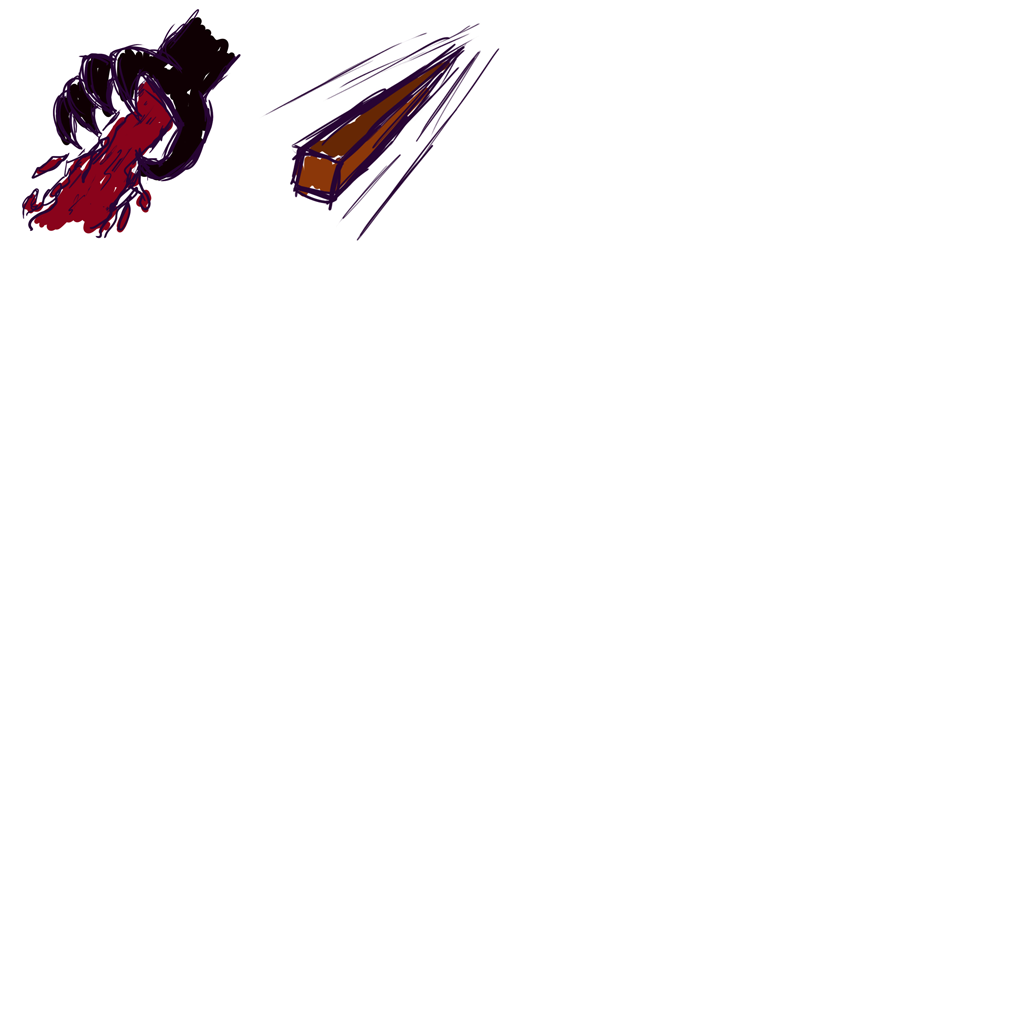
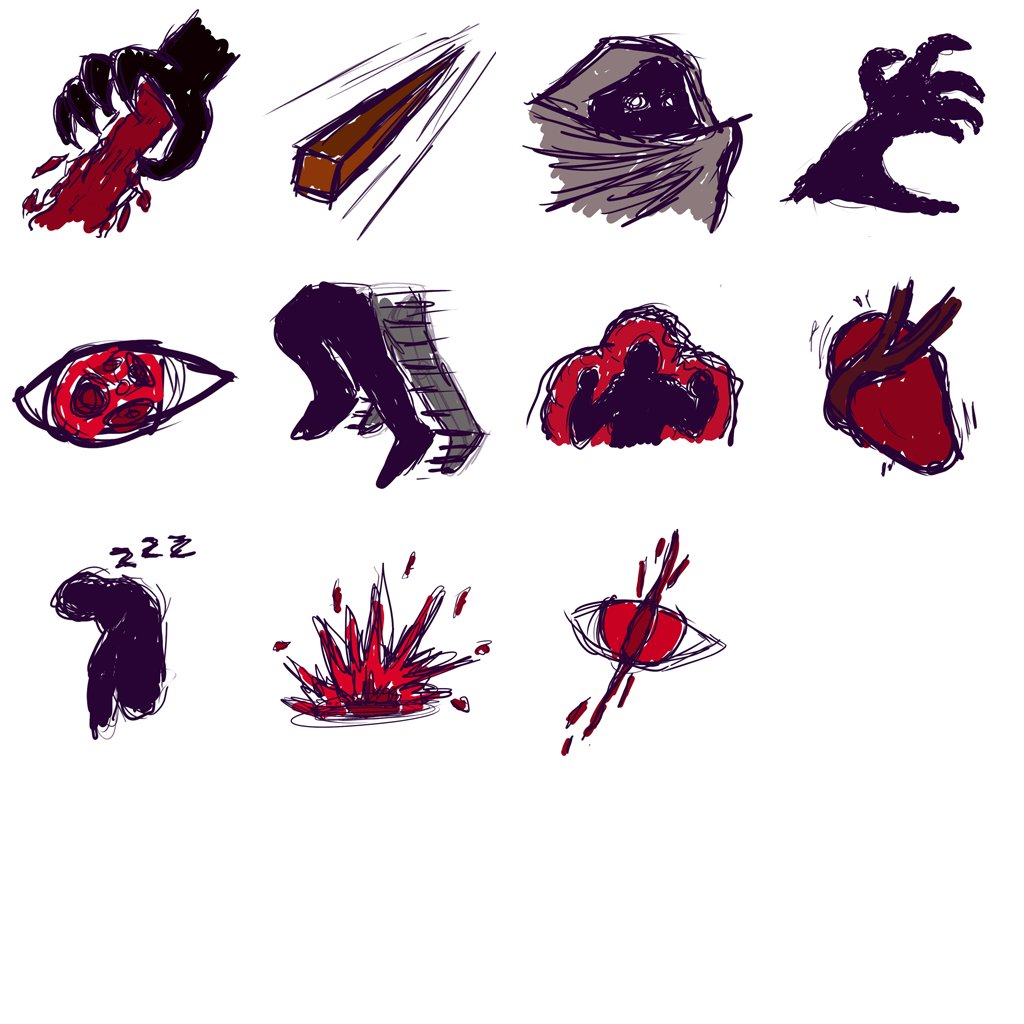
Revision of a layered 1024 x 1024 image; what changed, layer by layer:
added layer "Layer 11" above "Layer 10" over (561, 528, 727, 756)
added layer "Layer 10" above "Layer 9" over (272, 551, 493, 728)
added layer "Layer 9" above "Layer 8" over (49, 534, 197, 741)
added layer "Layer 8" above "Layer 7" over (808, 276, 978, 477)
added layer "Layer 7" above "Layer 6" over (526, 284, 810, 450)
added layer "Layer 6" above "Layer 5" over (269, 281, 492, 489)
added layer "Layer 5" above "Layer 4" over (11, 339, 240, 449)
added layer "Layer 4" above "Layer 3" over (750, 33, 986, 237)
added layer "Layer 3" above "Layer 2" over (496, 31, 790, 234)
